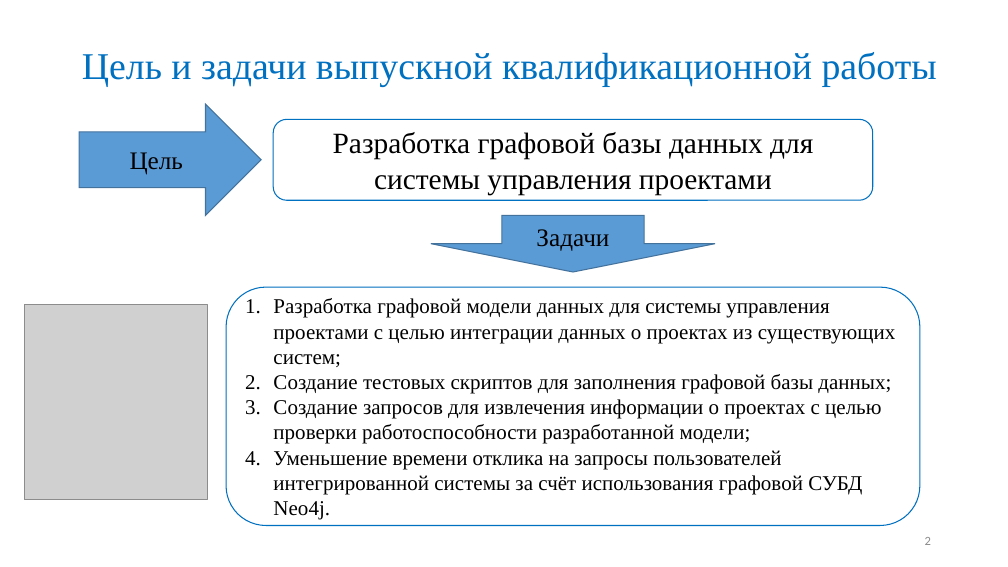
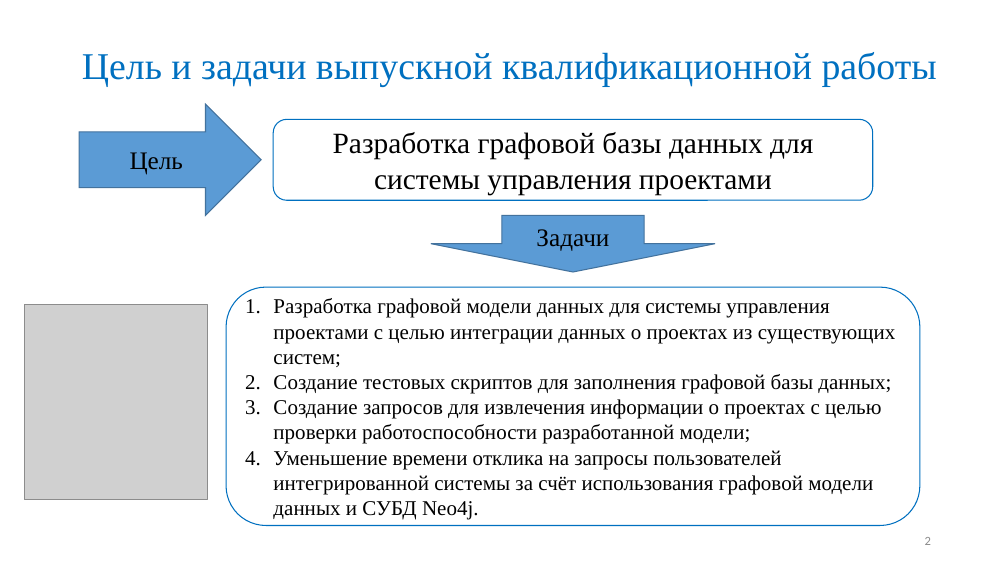
Before and after one commit to Maglus/-2017, a slide deck: slide 2 of Презентация ВКР2017.pptx. Drawn at 1008x567 pixels with LibreOffice and Linux fonts; fonts in the diff are those of the drawing; grey boxes stand for pictures. Boxes give left, top, right and bottom in pixels: in the first picture for what was removed or moved away, otherwise in the second. Text is boxed around its words. In the diff, an @@ line names an element or a change of style, - is before the commit and + after.

Commit message:
update

```diff
--- a/Презентация ВКР2017.pptx
+++ b/Презентация ВКР2017.pptx
@@ text in rounded rectangle at [273, 450, 873, 520]: text changed @@
-4. Уменьшение времени отклика на запросы пользователей интегрированной системы за счёт использования графовой СУБД Neo4j.
+4. Уменьшение времени отклика на запросы пользователей интегрированной системы за счёт использования графовой модели данных и СУБД Neo4j.
```
Also in this commit, not shown: 1 other slide changed, 6 slides added.
